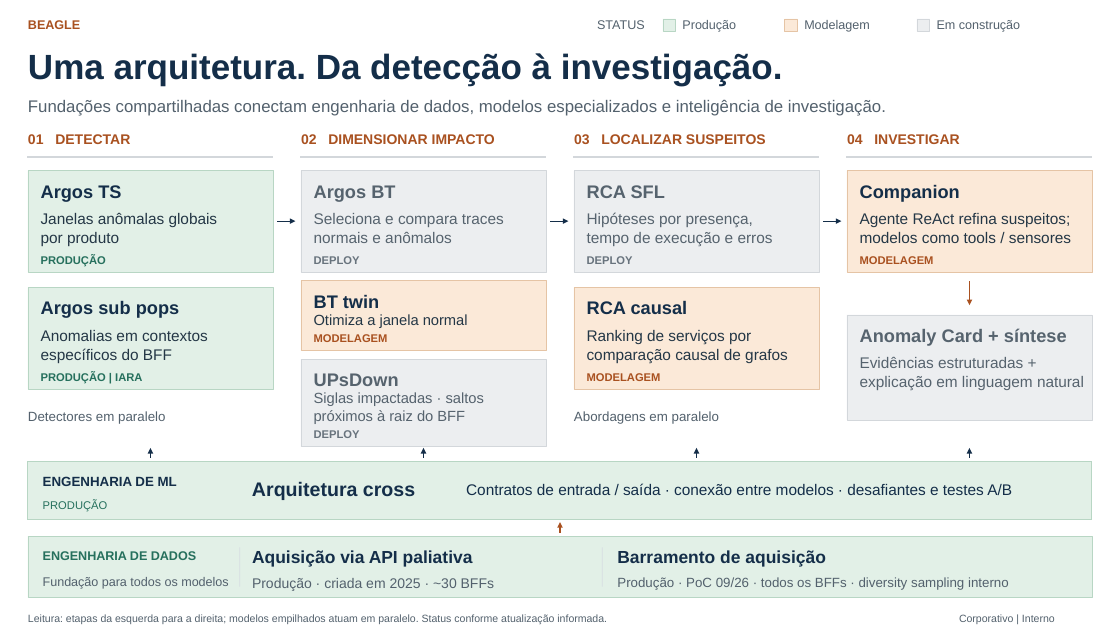
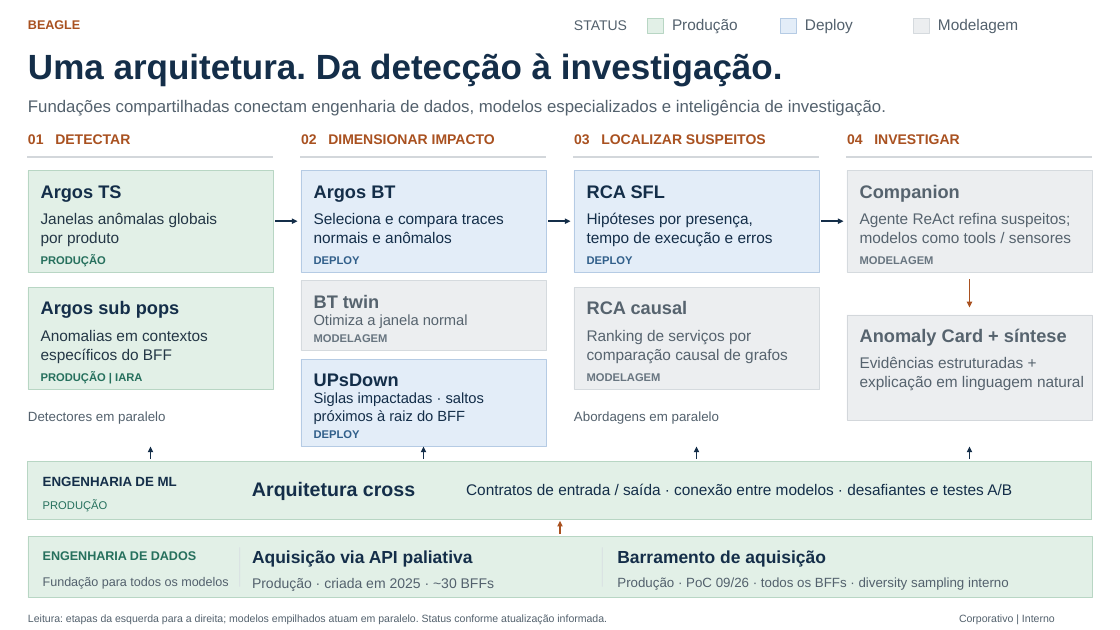
Before and after one commit to wjohnnyhonorato/readings, a slide deck: slide 1 of projects/Arquitetura Beagle/Arquitetura_Beagle.pptx. Drawn at 1120x630 pixels with LibreOffice and Linux fonts; fonts in the diff are those of the drawing. Boxes give left, top, right and bottom in pixels: in the first picture for what was removed or moved away, otherwise in the second. Text is boxed around its words. In the diff, an @@ line names an element or a change of style, - is before the commit and + after.

Commit message:
docs: atualiza cores de status, setas e legenda da arquitetura Beagle

```diff
--- a/projects/Arquitetura Beagle/Arquitetura_Beagle.pptx
+++ b/projects/Arquitetura Beagle/Arquitetura_Beagle.pptx
@@ text "STATUS": place and size @@
-text "STATUS" at [597, 20, 645, 29]
+text "STATUS" at [574, 20, 627, 30]
@@ text "STATUS" at [574, 20, 627, 30]: size 13.5 to 15 pt @@
@@ rectangle: place and size @@
-rectangle at [662, 19, 675, 32]
+rectangle at [648, 18, 663, 34]
@@ text "Produção": place and size @@
-text "Produção" at [682, 20, 736, 32]
+text "Produção" at [672, 19, 738, 33]
@@ text "Produção" at [672, 19, 738, 33]: size 13.5 to 16.5 pt @@
@@ rectangle: place and size @@
-rectangle at [785, 19, 798, 32]
+rectangle at [780, 18, 795, 34]
@@ rectangle at [780, 18, 795, 34]: fill #FBE9D8 to #E3EDF8; outline #E5C4A5 0.75 pt to #B5CBE4 0.75 pt @@
@@ text added at [805, 19, 853, 33], 16.5 pt, text #53616D @@
+Deploy
@@ rectangle: place and size @@
-rectangle at [917, 19, 930, 32]
+rectangle at [913, 18, 929, 34]
@@ rectangle at [913, 18, 929, 34]: outline #D3D7DB 0.75 pt to #D5DADE 0.75 pt @@
@@ text removed at [937, 20, 1020, 32] @@
-Em construção
@@ text "Modelagem" at [938, 19, 1018, 33]: size 13.5 to 16.5 pt @@
@@ text "Modelagem": place and size @@
-text "Modelagem" at [804, 20, 870, 32]
+text "Modelagem" at [938, 19, 1018, 33]
@@ fill #ECEEF0 to #E3EDF8; outline #D3D7DB 0.75 pt to #B5CBE4 0.75 pt in 3 elements at [301, 171, 546, 272], [301, 359, 546, 446], [574, 171, 819, 272] @@
@@ fill #FBE9D8 to #ECEEF0; outline #E5C4A5 0.75 pt to #D5DADE 0.75 pt in 3 elements at [301, 281, 546, 351], [574, 288, 819, 389], [847, 171, 1092, 272] @@
@@ text colour #56636E to #142E49 in 6 elements at [314, 185, 395, 202], [314, 213, 504, 243], [314, 373, 399, 386], [314, 392, 484, 424], [587, 185, 665, 198], [587, 212, 773, 246] @@
@@ text colour #142E49 to #56636E in 3 elements at [314, 295, 379, 308], [587, 301, 688, 314], [860, 185, 960, 202] @@
@@ text colour #243746 to #56636E in 3 elements at [314, 314, 468, 328], [587, 330, 788, 363], [860, 213, 1071, 243] @@
@@ arrow (275, 221) - (298, 221): stroke #142E49 1.2 pt to #142E49 1.8 pt @@
@@ arrow (548, 221) - (570, 221): stroke #142E49 1.2 pt to #142E49 1.8 pt @@
@@ arrow (821, 221) - (843, 221): stroke #142E49 1.2 pt to #142E49 1.8 pt @@
@@ text colour #68737D to #315F8A in 3 elements at [314, 256, 360, 264], [314, 430, 360, 438], [587, 256, 633, 264] @@
@@ text colour #A95120 to #687580 in 3 elements at [314, 334, 388, 342], [587, 373, 661, 381], [860, 256, 934, 264] @@
@@ arrow (970, 279) - (970, 307): stroke #A95120 1.2 pt to #A95120 1.8 pt @@
@@ arrow (150, 459) - (150, 447): stroke #142E49 1.2 pt to #142E49 1.8 pt @@
@@ arrow (423, 459) - (423, 447): stroke #142E49 1.2 pt to #142E49 1.8 pt @@
@@ arrow (696, 459) - (696, 447): stroke #142E49 1.2 pt to #142E49 1.8 pt @@
@@ arrow (970, 459) - (970, 447): stroke #142E49 1.2 pt to #142E49 1.8 pt @@
@@ arrow (560, 534) - (560, 521): stroke #A95120 1.2 pt to #A95120 1.8 pt @@
```
